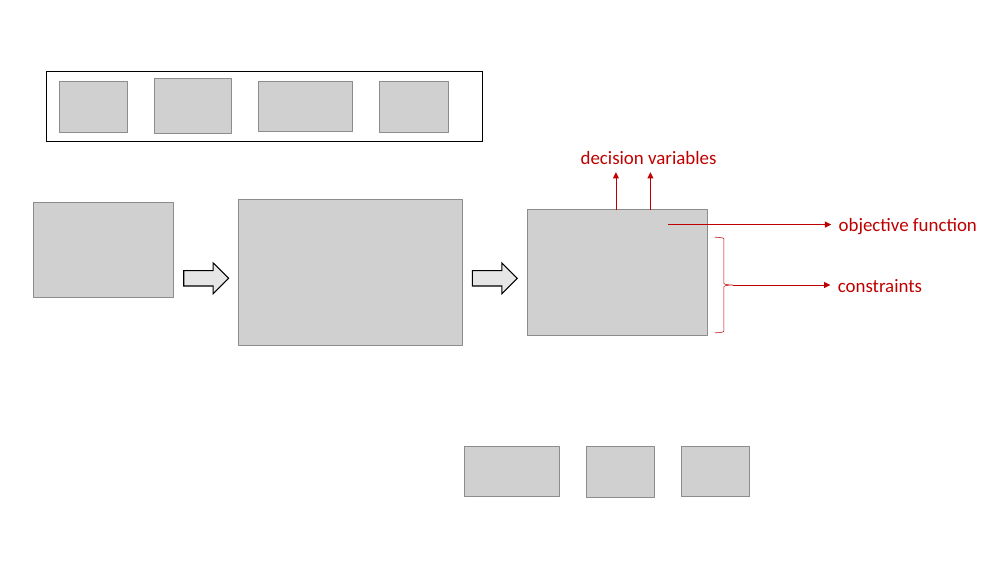
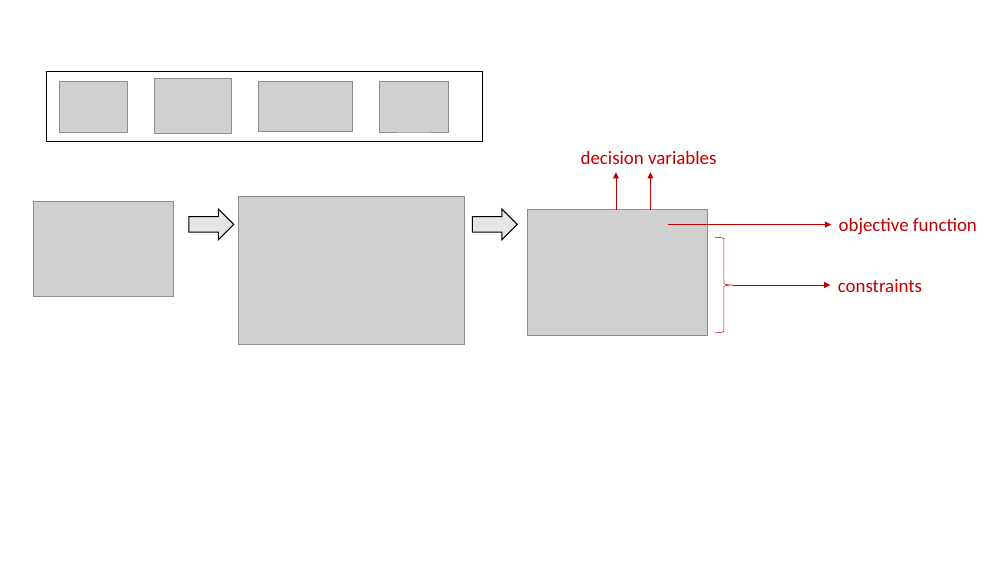
Before and after one commit to khanhnguyendata/duality, a slide deck: slide 3 of ppt/medium.pptx. Drawn at 1008x567 pixels with LibreOffice and Linux fonts; fonts in the diff are those of the drawing; grey boxes stand for pictures. Boxes give left, top, right and bottom in pixels: in the first picture for what was removed or moved away, otherwise in the second. Text is boxed around its words. In the diff, an @@ line names an element or a change of style, - is before the commit and + after.

```diff
--- a/ppt/medium.pptx
+++ b/ppt/medium.pptx
@@ right arrow: place and size @@
-right arrow at bbox=[184, 263, 228, 294]
+right arrow at bbox=[189, 209, 234, 240]
@@ right arrow: place and size @@
-right arrow at bbox=[473, 263, 517, 294]
+right arrow at bbox=[473, 209, 517, 240]
@@ picture removed at bbox=[465, 446, 560, 497] @@
@@ picture removed at bbox=[586, 447, 655, 498] @@
@@ picture removed at bbox=[682, 446, 750, 497] @@
```
Also in this commit, not shown: 2 other slides changed, 1 slide added, 11 other files.
